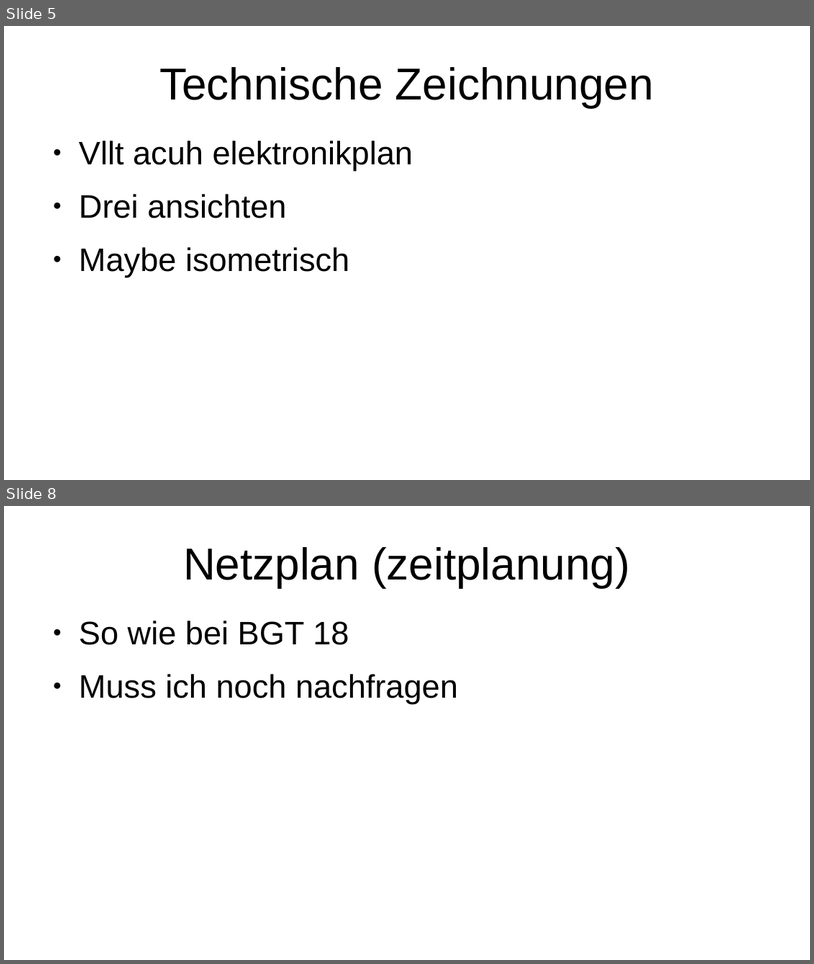
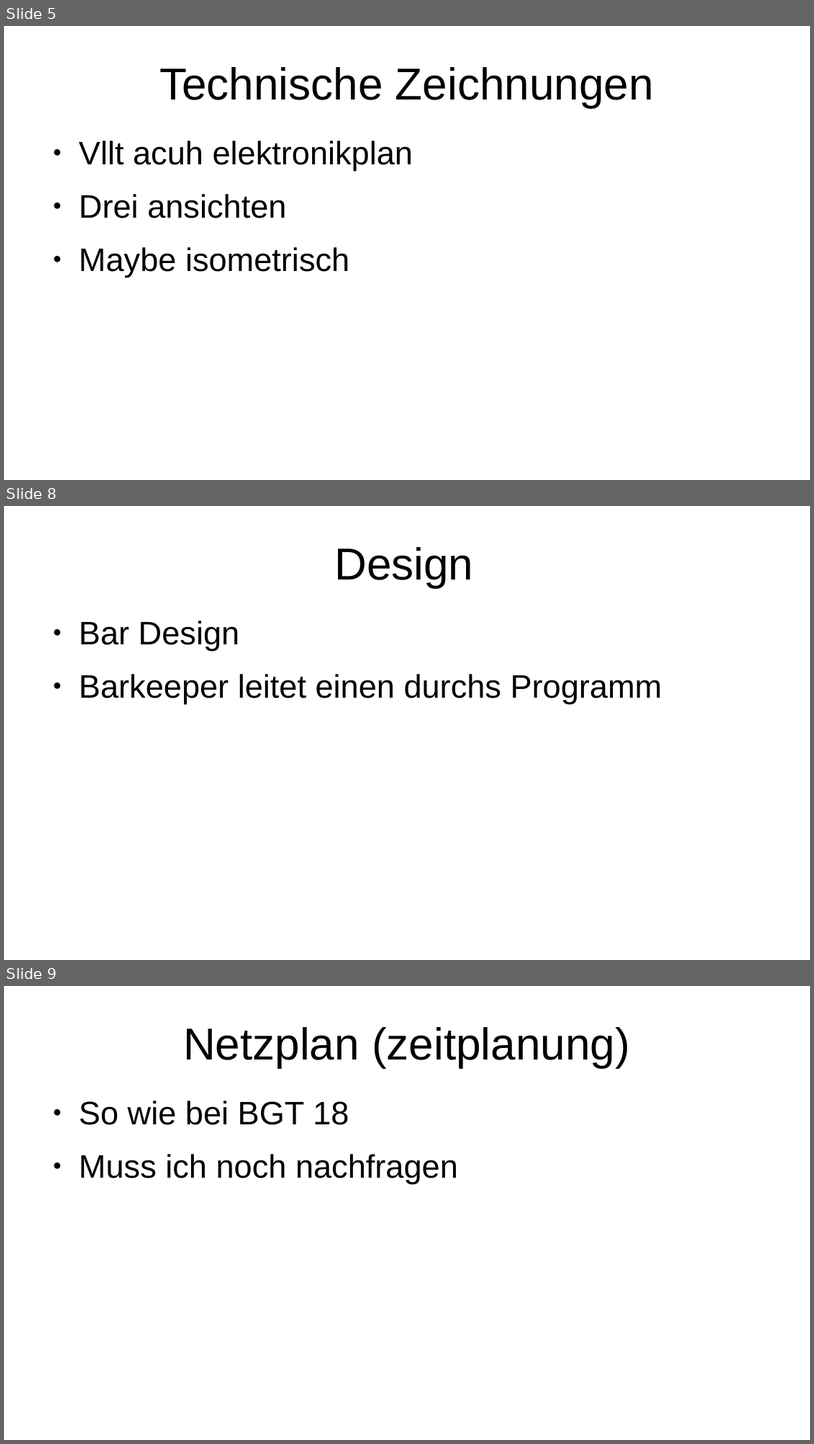
Before and after one commit to zauberwild/paamestia, a slide deck: doc/2020-12-16 Präsentation Projektvorhaben/Paamestia PPP.odp. Shown one above the other, each under a label of ours: slides 5 and 8 before the commit, slides 5, 8 and 9 after it; the slides between them are not shown. The pictures are 814x964 and 814x1444 pixels, drawn with LibreOffice and Linux fonts; fonts in the diff are those of the drawing. Boxes give left, top, right and bottom in pixels: in the first picture for what was removed or moved away, otherwise in the second. Text is boxed around its words. In the diff, an @@ line names an element or a change of style, - is before the commit and + after.

```diff
--- a/doc/2020-12-16 Präsentation Projektvorhaben/Paamestia PPP.odp
+++ b/doc/2020-12-16 Präsentation Projektvorhaben/Paamestia PPP.odp
@@ slide 8 added at [4, 506, 810, 960], background #FFFFFF @@
@@ title added at [334, 547, 473, 587], 44 pt, text #000000 @@
+Design
@@ text added at [79, 620, 663, 704], 32 pt, text #000000 @@
+● Bar Design
+● Barkeeper leitet einen durchs Programm
@@ what was slide 8 is now slide 9 @@
```
Also in this commit, not shown: 5 other slides added, 5 slides removed.
